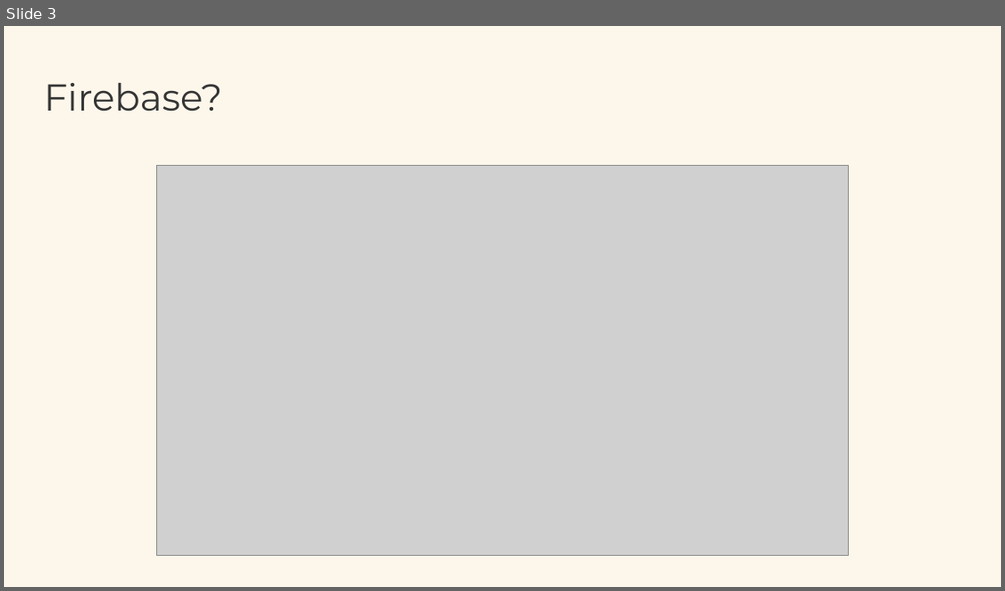
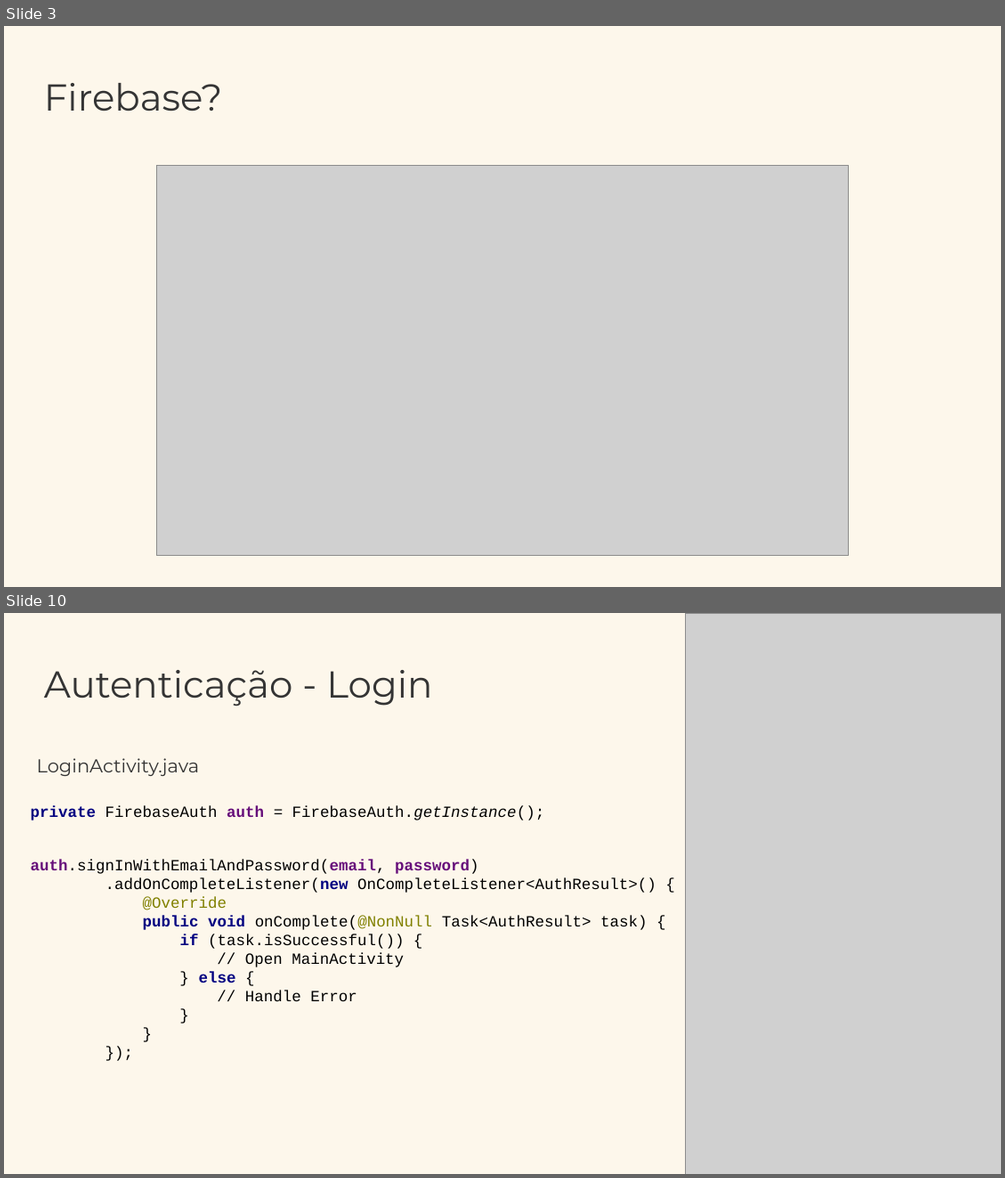
Before and after one commit to anacoimbrag/Android-Firebase, a slide deck: Android + Firebase.pptx. Shown one above the other, each under a label of ours: slide 3 before the commit, slides 3 and 10 after it; the slides between them are not shown. The pictures are 1005x591 and 1005x1178 pixels, drawn with LibreOffice and Linux fonts; fonts in the diff are those of the drawing; grey boxes stand for pictures. Boxes give left, top, right and bottom in pixels: in the first picture for what was removed or moved away, otherwise in the second. Text is boxed around its words. In the diff, an @@ line names an element or a change of style, - is before the commit and + after.

```diff
--- a/Android + Firebase.pptx
+++ b/Android + Firebase.pptx
@@ slide 10 added at (4,613,1001,1174), background #FDF7EB @@
@@ picture added at (685,613,1001,1174) @@
@@ text added at (44,670,432,706), 36 pt, text #343434 @@
+Autenticação - Login
@@ text added at (37,758,200,776), 18 pt, text #343434 @@
+LoginActivity.java
@@ text added at (31,806,545,820), 15 pt, text #000000 @@
+private FirebaseAuth auth = FirebaseAuth.getInstance();
@@ text added at (31,860,656,1002), 15 pt, text #000000 @@
+auth.signInWithEmailAndPassword(email, password)
+.addOnCompleteListener(new OnCompleteListener<AuthResult>() {
+@Override
+public void onComplete(@NonNull Task<AuthResult> task) {
+if (task.isSuccessful()) {
+// Open MainActivity
+} else {
+// Handle Error
+}
+}
+});
```
Also in this commit, not shown: 11 other slides added, 1 slide removed, 23 other files.
